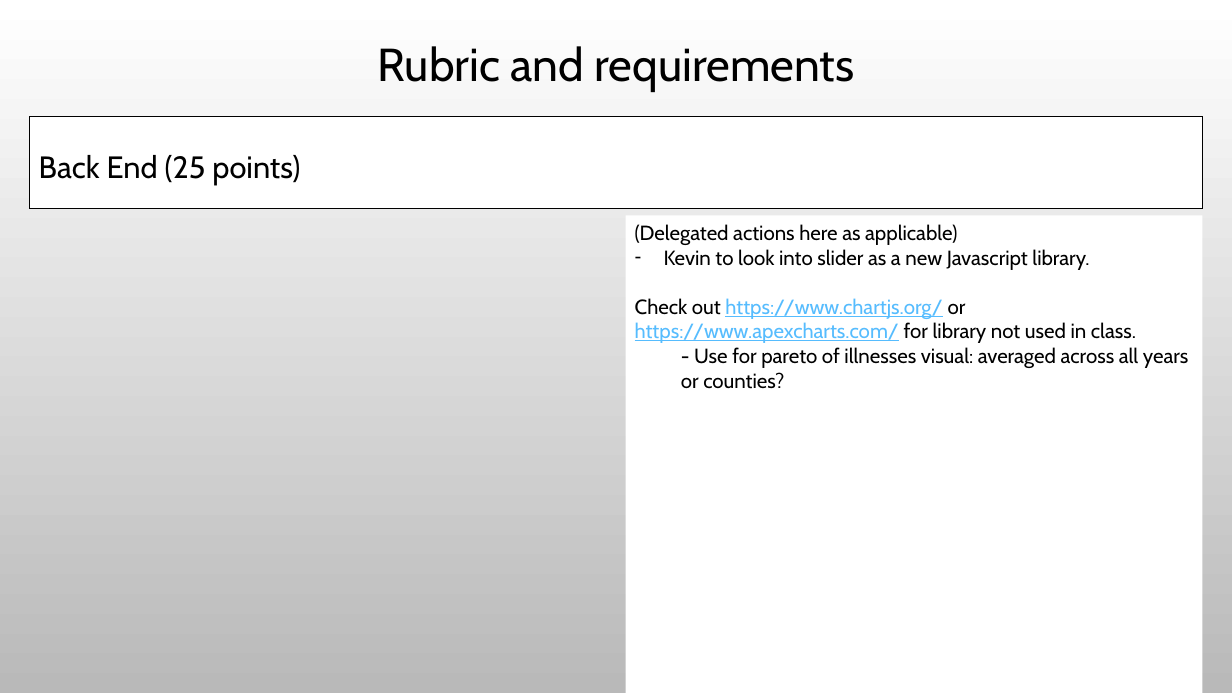
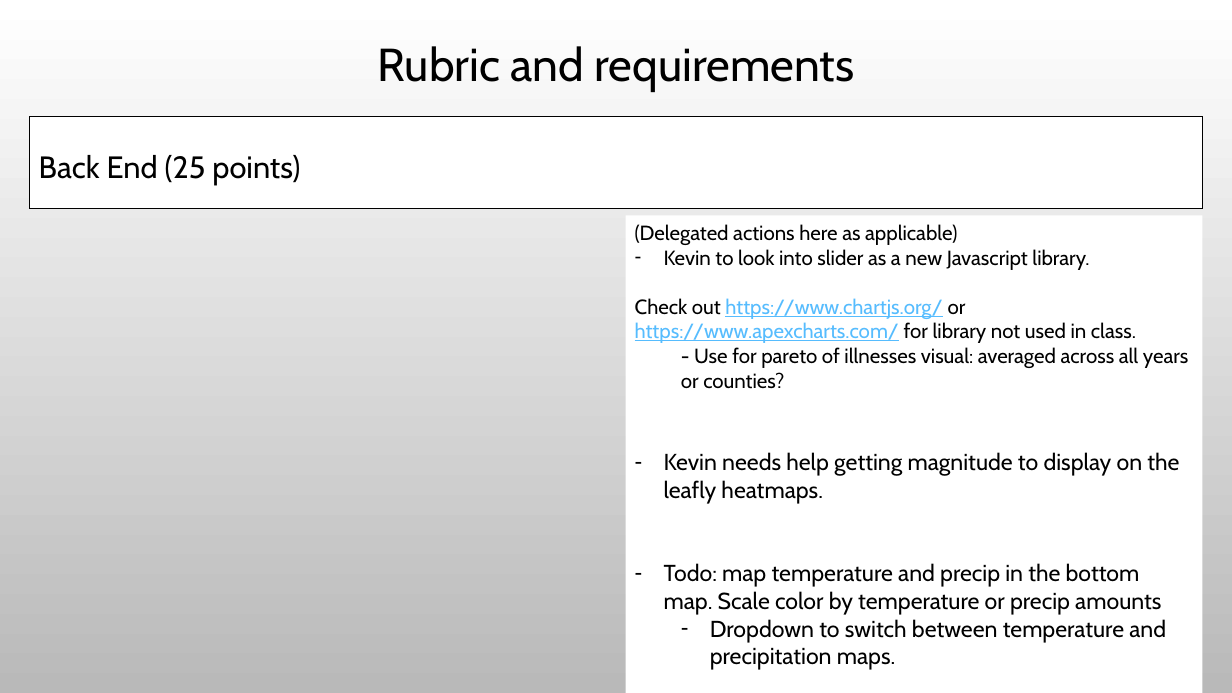
Before and after one commit to Evdawg/Project_3_Mosquito-borne_Diseases, a slide deck: slide 7 of Project_3_outline.pptx (slide 6 before the commit). Drawn at 1232x693 pixels with LibreOffice and Linux fonts; fonts in the diff are those of the drawing; background and template pictures are left out. Boxes give left, top, right and bottom in pixels: in the first picture for what was removed or moved away, otherwise in the second. Text is boxed around its words. In the diff, an @@ line names an element or a change of style, - is before the commit and + after.

```diff
--- a/Project_3_outline.pptx
+++ b/Project_3_outline.pptx
@@ text in rectangle at <box>664,452,1179,670</box>: paragraphs added @@
+– Kevin needs help getting magnitude to display on the leafly heatmaps.
+– Todo: map temperature and precip in the bottom map. Scale color by temperature or precip amounts
+  – Dropdown to switch between temperature and precipitation maps.
```
Also in this commit, not shown: 2 other slides changed, 1 slide added, 1 other file.
